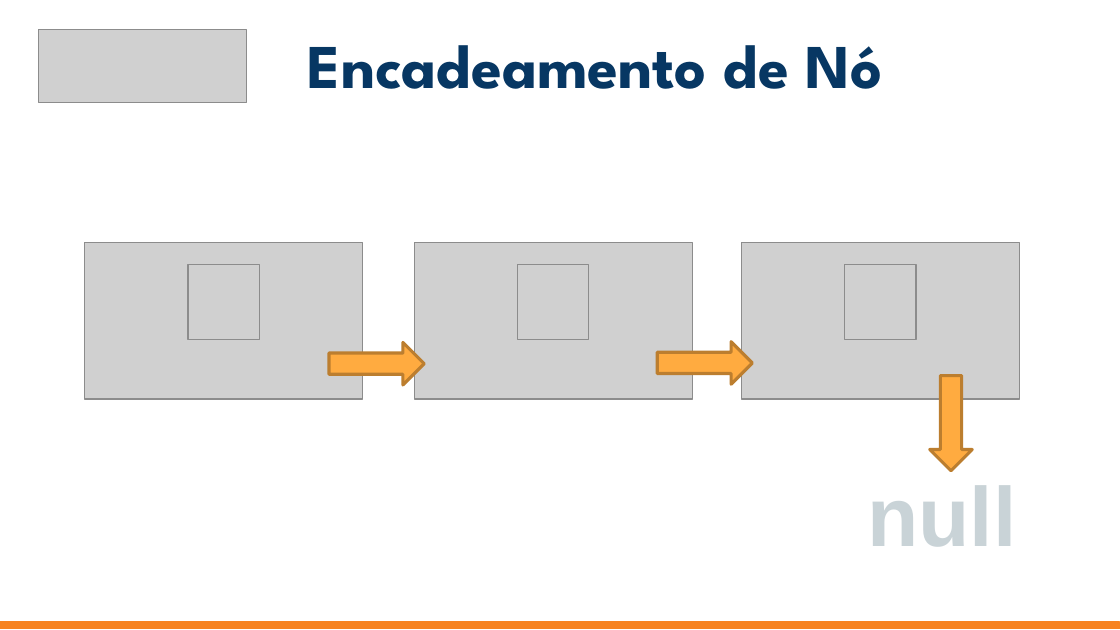
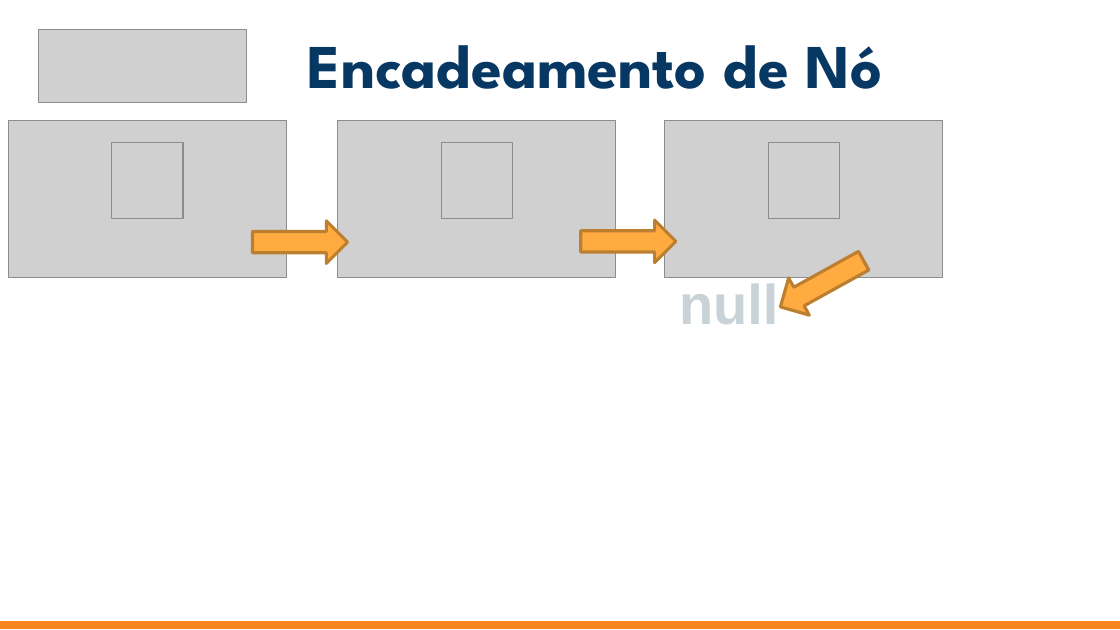
Before and after one commit to jrdutra/estruturaDeDadosJavaDio, a slide deck: slide 5 of apresentacoes/Aula2/Etapa1/Etapa1.pptx. Drawn at 1120x630 pixels with LibreOffice and Linux fonts; fonts in the diff are those of the drawing; grey boxes stand for pictures. Boxes give left, top, right and bottom in pixels: in the first picture for what was removed or moved away, otherwise in the second. Text is boxed around its words. In the diff, an @@ line names an element or a change of style, - is before the commit and + after.

```diff
--- a/apresentacoes/Aula2/Etapa1/Etapa1.pptx
+++ b/apresentacoes/Aula2/Etapa1/Etapa1.pptx
@@ 6 pictures, 2 right arrows: place and size @@
-6 pictures, 2 right arrows at <box>85,242,1019,399</box>
+6 pictures, 2 right arrows at <box>8,121,943,278</box>
@@ text "null": place and size @@
-text "null" at <box>867,485,1016,547</box>
+text "null" at <box>679,284,778,324</box>
@@ text "null" at <box>679,284,778,324</box>: size 54 to 36 pt @@
@@ right arrow at <box>770,242,873,325</box>: rotation 90 to 151 degrees @@
```
Also in this commit, not shown: 3 other slides changed, 23 other files.
